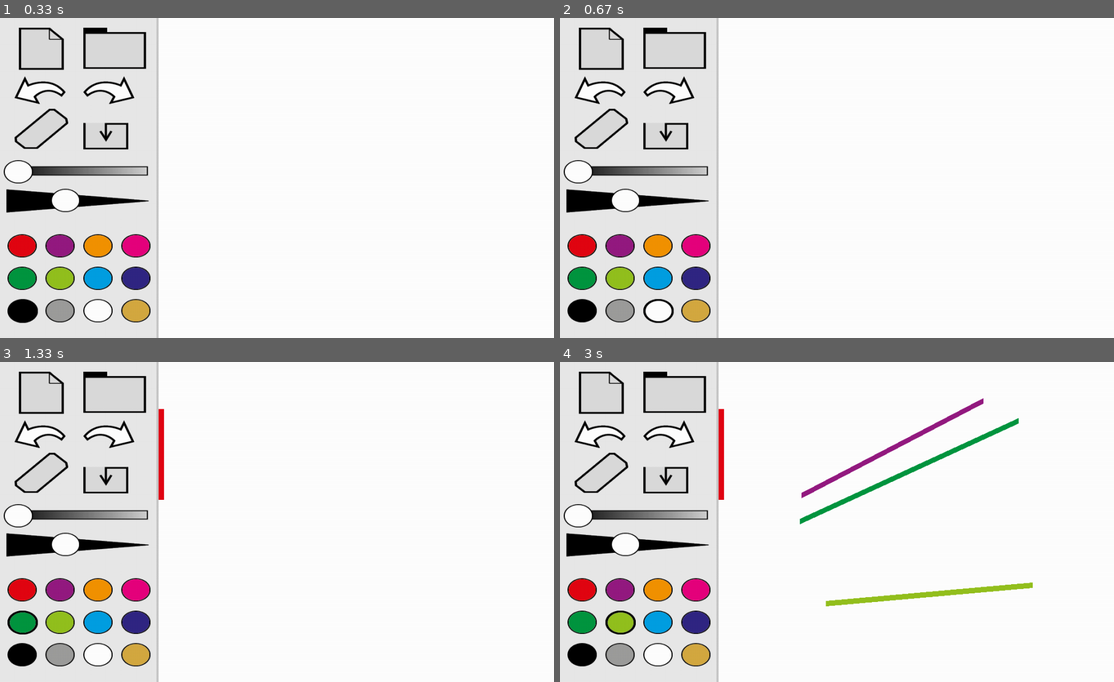
Above: before the commit, frames 1-4 (two rows, left to right).
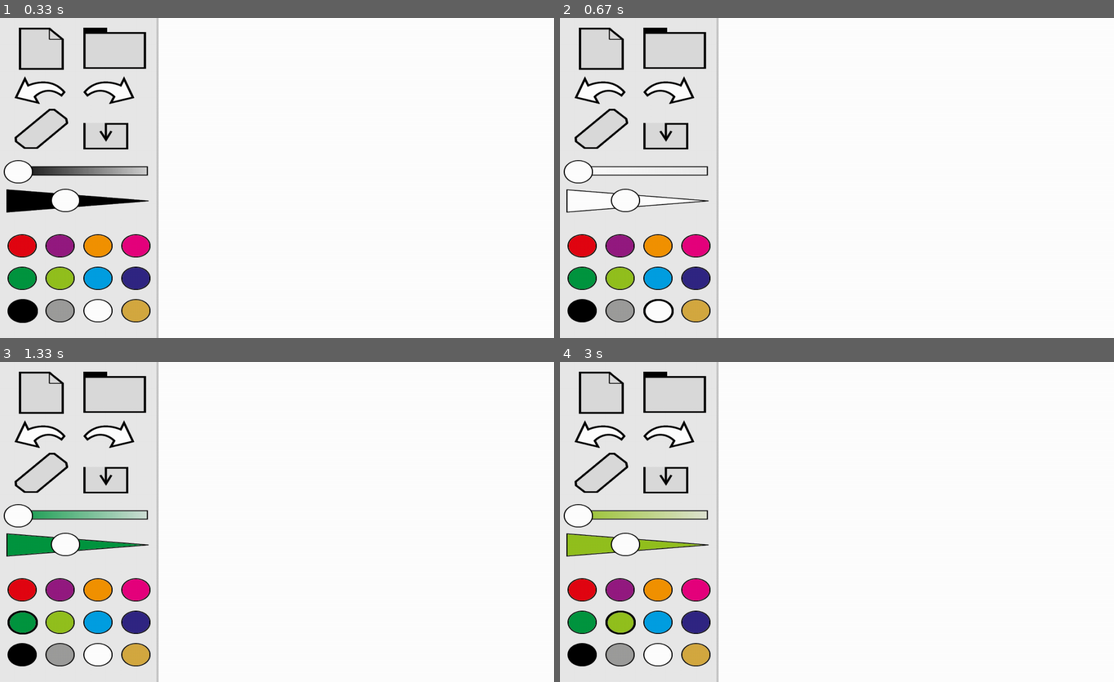
Above: after the commit, the same moments.

Repository: OutsideTheBoxProject/D
Game: pygame game, started from PiDev/drawing.py
Two runs of this game, one before a commit and one after it. Both use one fixed random seed, a clock stepped at 60 frames per second and the inputs below. The source is Python 2; it was converted automatically to run under Python 3.
Inputs (mouse positions are in pixels of both pictures, inside the frame that each line leads up to):
- Up to frame 1 (0.33 s): no input
- Up to frame 2 (0.67 s): press the mouse at (659, 309) at 0.37 s; move the mouse to (809, 194) at 0.47 s; release the mouse at (958, 78) at 0.6 s
- Up to frame 3 (1.33 s): press the mouse at (22, 589) at 0.7 s; move the mouse to (55, 499) at 0.8 s; release the mouse at (94, 410) at 0.93 s; press the mouse at (22, 621) at 1.17 s; move the mouse to (238, 522) at 1.27 s
- Up to frame 4 (3 s): release the mouse at (1019, 419) at 1.4 s; press the mouse at (620, 589) at 1.8 s; move the mouse to (798, 496) at 1.9 s; release the mouse at (981, 400) at 2.03 s; press the mouse at (620, 621) at 2.6 s; move the mouse to (825, 602) at 2.7 s; release the mouse at (1030, 586) at 2.83 s

Frame 1 is identical in both runs. In frame 2, 1.2% of the frame differs, in the area x 1-27%, y 46-61%; in frame 3, 1.5%; in frame 4, 3.6%, in the area x 1-86%, y 11-77%.

Commit message:
sliders update now correctly

Diff:
--- a/PiDev/constants.py
+++ b/PiDev/constants.py
@@ -27,7 +27,7 @@
 OPACDARKGREEN = GRAPHICS + "slide5-01.png"
 OPACGREEN = GRAPHICS + "slide6-01.png"
 OPACCORNFLOWER = GRAPHICS + "slide7-01.png"
-OPACCDARKBLUE = GRAPHICS + "slide8-01.png"
+OPACDARKBLUE = GRAPHICS + "slide8-01.png"
 OPACBLACK = GRAPHICS + "slide9-01.png"
 OPACGRAY = GRAPHICS + "slide10-01.png"
 OPACWHITE = GRAPHICS + "slide11-01.png"
@@ -40,7 +40,7 @@
 LINEDARKGREEN = GRAPHICS + "slide5-02.png"
 LINEGREEN = GRAPHICS + "slide6-02.png"
 LINECORNFLOWER = GRAPHICS + "slide7-02.png"
-LINECDARKBLUE = GRAPHICS + "slide8-02.png"
+LINEDARKBLUE = GRAPHICS + "slide8-02.png"
 LINEBLACK = GRAPHICS + "slide9-02.png"
 LINEGRAY = GRAPHICS + "slide10-02.png"
 LINEWHITE = GRAPHICS + "slide11-02.png"
@@ -94,7 +94,7 @@
 ERASERCOORDS = (28,168)
 SAVECOORDS = (155,194)
 OPACITYCOORDS = (10,273)
-OPACITYSLIDEMIDDLE = (8,263)
+OPACITYSLIDELEFT = (8,263)
 LINECOORDS = (10,315)
 LINESLIDEMIDDLE = (95,316)
 REDCOORDS = (15,400)
--- a/PiDev/drawing.py
+++ b/PiDev/drawing.py
@@ -41,19 +41,23 @@
 				(prevx, prevy) = (mousex, mousey)
 				pygame.display.flip()
 
-		#change of colour
+		#Menu Interaction
 		if event.type == MOUSEBUTTONDOWN:
+			#colours
 			prevColour = colour
 			for c in colours:
 				if c.rect.collidepoint(event.pos):
 					menu.update_colour(prevColour, c.rgb)
 					colour = c.rgb
 					break
-			mouseDown = True
+			x, y = event.pos
+			if x > con.MENURIGHT + .5 * (lineWidth + con.MENUBORDER):
+				mouseDown = True
+			#functional interaction
+
 
 		#toggle mouse button
 		if event.type == MOUSEBUTTONUP:
-
 			prevx = prevy = -1
 			mouseDown = False
 
--- a/PiDev/menuHandler.py
+++ b/PiDev/menuHandler.py
@@ -4,8 +4,18 @@
 import random
 
 colours = []
-buttons = {}
+buttons = []
 screen = None
+new = None
+group = None
+undo = None
+redo = None
+eraser = None
+save = None
+opacity = None
+opacitySlide = None
+line = None
+lineSlide = None
 
 class colour:
 	def __init__(self, irgb, icoords, ioff, ion):
@@ -15,6 +25,13 @@
 		self.on = ion
 		self.rect = None
 
+class button:
+	def __init__(self, icoords, iimg):
+		self.coords = icoords
+		self.img = iimg
+		self.rect = None
+
+# initialising all colours
 def setup_colours():
 	global colours
 	red = colour(con.RED, con.REDCOORDS, con.REDOFF, con.REDON)
@@ -42,6 +59,30 @@
 	beige = colour(con.BEIGE, con.BEIGECOORDS, con.BEIGEOFF, con.BEIGEON)
 	colours.append(beige)
 
+# setup non colour related buttons
+def setup_buttons():
+	global buttons, new, group, undo, redo, eraser, save, opacity, opacitySlide, line, lineSlide
+	new = button(con.NEWCOORDS, con.NEW)
+	buttons.append(new)
+	group = button(con.GROUPCOORDS, con.GROUP)
+	buttons.append(group)
+	undo = button(con.UNDOCOORDS, con.OFFUNDO)
+	buttons.append(undo)
+	redo = button(con.REDOCOORDS, con.OFFREDO)
+	buttons.append(redo)
+	eraser = button(con.ERASERCOORDS, con.ERASER)
+	buttons.append(eraser)
+	save = button(con.SAVECOORDS, con.SAVE)
+	buttons.append(save)
+	opacity = button(con.OPACITYCOORDS, con.OPACBLACK)
+	buttons.append(opacity)
+	opacitySlide = button(con.OPACITYSLIDELEFT, con.WHITEOFF)
+	buttons.append(opacitySlide)
+	line = button(con.LINECOORDS, con.LINEBLACK)
+	buttons.append(line)
+	lineSlide = button(con.LINESLIDEMIDDLE, con.WHITEOFF)
+	buttons.append(lineSlide)
+
 # paint the app interface
 def initialise_app():
 	pygame.init()
@@ -76,41 +117,100 @@
 	buttonRect.x = coords[0]
 	buttonRect.y = coords[1]
 	screen.blit(button, buttonRect)
-	return button, buttonRect
+	return buttonRect
 
 # draws all menu buttons
 def draw_menu_buttons():
 	global colours, buttons
-	# draw buttons
-	new, newRect = draw_button(con.NEW, con.NEWCOORDS)
-	group, groupRect = draw_button(con.GROUP, con.GROUPCOORDS)
-	undo, undoRect = draw_button(con.OFFUNDO, con.UNDOCOORDS)
-	redo, redoRect = draw_button(con.OFFREDO, con.REDOCOORDS)
-	eraser, eraserRect = draw_button(con.ERASER, con.ERASERCOORDS)
-	save, saveRect = draw_button(con.SAVE, con.SAVECOORDS)
-	# opacity slider
-	opacity, opacityRect = draw_button(con.OPACBLACK, con.OPACITYCOORDS)
-	opacitySlide, opacitySlideRect = draw_button(con.WHITEOFF, con.OPACITYSLIDEMIDDLE)
-	# line thickness slider
-	line, lineRect = draw_button(con.LINEBLACK, con.LINECOORDS)
-	lineSlide, lineSlideRect = draw_button(con.WHITEOFF, con.LINESLIDEMIDDLE)
+	# buttons
+	setup_buttons()
+	for button in buttons:
+		button.rect = draw_button(button.img, button.coords)
 	# colours
 	setup_colours()
 	for colour in colours:
 		if not colour.rgb == con.BLACK:
-			temp, colour.rect = draw_button(colour.off, colour.coords)
+			colour.rect = draw_button(colour.off, colour.coords)
 		else:
-			temp, colour.rect = draw_button(colour.on, colour.coords)
-	buttons = {new:newRect, group:groupRect, undo:undoRect, redo:redoRect, eraser:eraserRect, save:saveRect, opacity:opacityRect, opacitySlide:opacitySlideRect, line:lineRect, lineSlide:lineSlideRect}
-
-
-#get a new colour and update the responding images
+			colour.rect = draw_button(colour.on, colour.coords)
+
+
+# colour update for opacity slider
+def update_opacity_slider(newColour):
+	pygame.draw.rect(screen, con.MENUGRAY, opacity.rect)
+	pygame.draw.rect(screen, con.MENUGRAY, opacitySlide.rect)
+	if newColour == con.RED:
+		opacity.rect = draw_button(con.OPACRED, opacity.coords)
+	elif newColour == con.PURPLE:
+		opacity.rect = draw_button(con.OPACPURPLE, opacity.coords)
+	elif newColour == con.ORANGE:
+		opacity.rect = draw_button(con.OPACORANGE, opacity.coords)
+	elif newColour == con.PINK:
+		opacity.rect = draw_button(con.OPACPINK, opacity.coords)
+	elif newColour == con.DARKGREEN:
+		opacity.rect = draw_button(con.OPACDARKGREEN, opacity.coords)
+	elif newColour == con.GREEN:
+		opacity.rect = draw_button(con.OPACGREEN, opacity.coords)
+	elif newColour == con.CORNFLOWER:
+		opacity.rect = draw_button(con.OPACCORNFLOWER, opacity.coords)
+	elif newColour == con.DARKBLUE:
+		opacity.rect = draw_button(con.OPACDARKBLUE, opacity.coords)
+	elif newColour == con.BLACK:
+		opacity.rect = draw_button(con.OPACBLACK, opacity.coords)
+	elif newColour == con.GRAY:
+		opacity.rect = draw_button(con.OPACGRAY, opacity.coords)
+	elif newColour == con.WHITE:
+		opacity.rect = draw_button(con.OPACWHITE, opacity.coords)
+	elif newColour == con.BEIGE:
+		opacity.rect = draw_button(con.OPACBEIGE, opacity.coords)
+	draw_button(opacitySlide.img, opacitySlide.coords)
+
+
+# colour update for line slider
+def update_line_slider(newColour):
+	pygame.draw.rect(screen, con.MENUGRAY, line.rect)
+	pygame.draw.rect(screen, con.MENUGRAY, lineSlide.rect)
+	if newColour == con.RED:
+		line.rect = draw_button(con.LINERED, line.coords)
+	elif newColour == con.PURPLE:
+		line.rect = draw_button(con.LINEPURPLE, line.coords)
+	elif newColour == con.ORANGE:
+		line.rect = draw_button(con.LINEORANGE, line.coords)
+	elif newColour == con.PINK:
+		line.rect = draw_button(con.LINEPINK, line.coords)
+	elif newColour == con.DARKGREEN:
+		line.rect = draw_button(con.LINEDARKGREEN, line.coords)
+	elif newColour == con.GREEN:
+		line.rect = draw_button(con.LINEGREEN, line.coords)
+	elif newColour == con.CORNFLOWER:
+		line.rect = draw_button(con.LINECORNFLOWER, line.coords)
+	elif newColour == con.DARKBLUE:
+		line.rect = draw_button(con.LINEDARKBLUE, line.coords)
+	elif newColour == con.BLACK:
+		line.rect = draw_button(con.LINEBLACK, line.coords)
+	elif newColour == con.GRAY:
+		line.rect = draw_button(con.LINEGRAY, line.coords)
+	elif newColour == con.WHITE:
+		line.rect = draw_button(con.LINEWHITE, line.coords)
+	elif newColour == con.BEIGE:
+		line.rect = draw_button(con.LINEBEIGE, line.coords)
+	draw_button(lineSlide.img, lineSlide.coords)
+
+
+# updates the sliders according to colour
+def update_sliders(newColour):
+	update_opacity_slider(newColour)
+	update_line_slider(newColour)
+
+# get a new colour and update the responding images
 def update_colour(prev, newColour):
 	global colours, screen
 	for c in colours:
 		if c.rgb == prev:
 			pygame.draw.rect(screen, con.MENUGRAY, c.rect)
-			temp, c.rect = draw_button(c.off, c.coords)
+			c.rect = draw_button(c.off, c.coords)
 		if c.rgb == newColour:
-			temp, c.rect = draw_button(c.on, c.coords)
+			c.rect = draw_button(c.on, c.coords)
+			update_sliders(c.rgb)
+
 	pygame.display.flip()
Not shown, changed: PiDev/constants.pyc
Not shown, changed: PiDev/menuHandler.pyc
